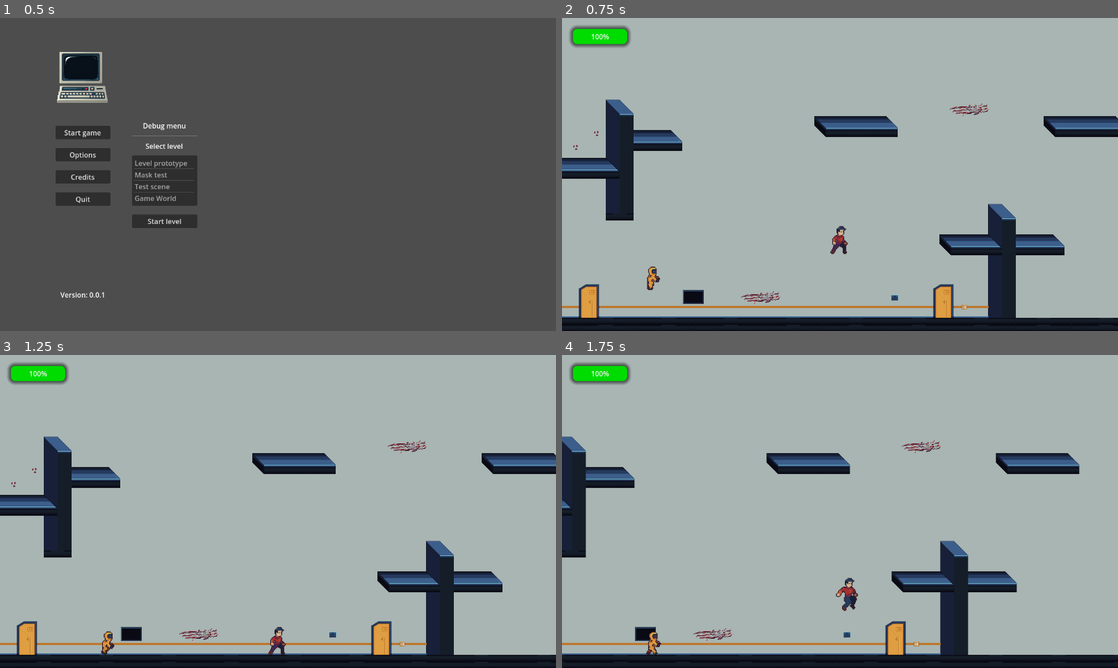
Above: before the commit, frames 1-4 (two rows, left to right).
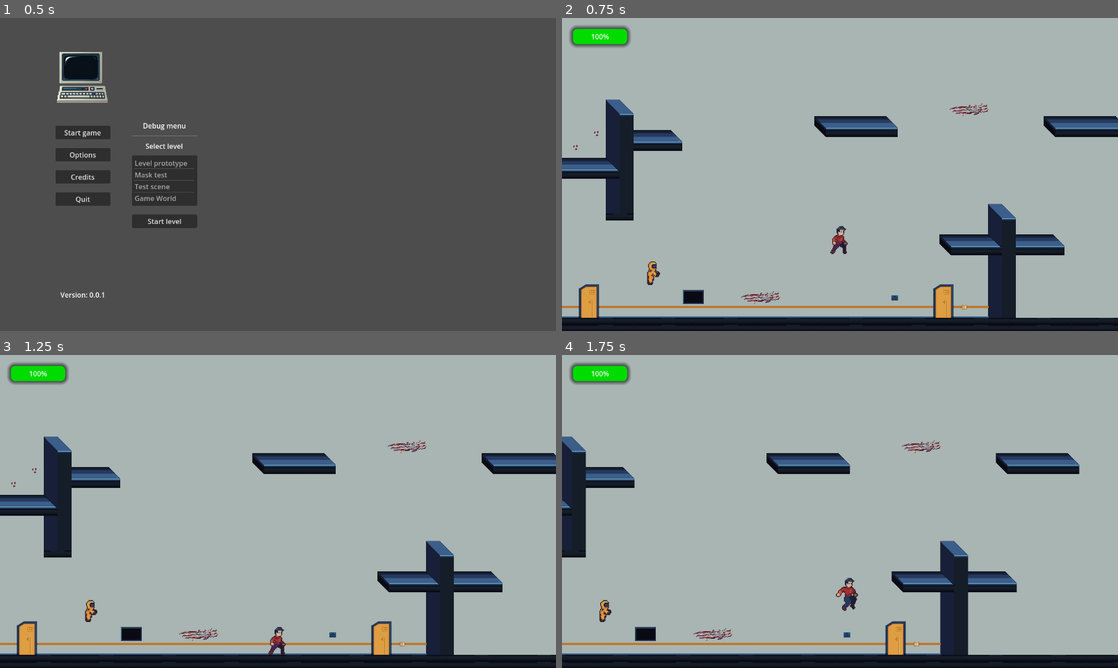
Above: after the commit, the same moments.

Repository: jame581/ShadowSecrets
Game: Godot game, scene res://maps/main_menu.tscn
The game is run twice, just before and just after one commit, with the same random seed, the same clock (stepped at 60 frames per second) and the same inputs.
Inputs:
- Up to frame 1 (0.5 s): no input
- Up to frame 2 (0.75 s): click "Start game" at 0.5 s
- Up to frame 3 (1.25 s): no input
- Up to frame 4 (1.75 s): hold D (right) from 1.28 s (still down); hold E (interact) from 1.28 s (still down); tap Space (jump) at 1.52 s

Frame 1 is identical in both runs. In frame 2, 0.1% of the frame differs, in the area x 15-18%, y 77-87%; in frame 3, 0.2%; in frame 4, 0.2%, in the area x 6-18%, y 78-96%.

Commit message:
Level prototype scenes with new enemy and navigation features

Diff:
--- a/project/maps/level_prototype.tscn
+++ b/project/maps/level_prototype.tscn
@@ -7,6 +7,7 @@
 [ext_resource type="Texture2D" uid="uid://bis4clcn0l7yn" path="res://assets/sprites/lights/cone_light.png" id="4_b1cp1"]
 [ext_resource type="PackedScene" uid="uid://dg2kxws1wrpmu" path="res://scenes/player.tscn" id="5_iyg5n"]
 [ext_resource type="PackedScene" uid="uid://bqqo2pp6c3o1y" path="res://scenes/trap.tscn" id="7_avo21"]
+[ext_resource type="PackedScene" uid="uid://bbjebx1q2n0mj" path="res://scenes/enemies/enemy.tscn" id="8_pg3c7"]
 
 [sub_resource type="TileSetAtlasSource" id="TileSetAtlasSource_vucup"]
 texture = ExtResource("2_uc1nw")
@@ -155,6 +156,11 @@
 physics_layer_0/collision_layer = 1
 sources/0 = SubResource("TileSetAtlasSource_vucup")
 
+[sub_resource type="NavigationPolygon" id="NavigationPolygon_84tu6"]
+vertices = PackedVector2Array(525.469, 533.961, 530.258, 563.906, -288.117, 558.07, -285.82, 531.031, 789, 246.961, 236.656, 245.031, 237.367, 233.961, 789, 232.031)
+polygons = Array[PackedInt32Array]([PackedInt32Array(0, 1, 2, 3), PackedInt32Array(4, 5, 6, 7)])
+outlines = Array[PackedVector2Array]([PackedVector2Array(-295, 521, 534, 524, 542, 574, -299, 568), PackedVector2Array(228, 224, 799, 222, 799, 257, 226, 255)])
+
 [node name="LevelPrototype" type="Node2D"]
 
 [node name="ParallaxBackground" type="Node2D" parent="."]
@@ -169,7 +175,7 @@
 
 [node name="Player" parent="." instance=ExtResource("5_iyg5n")]
 z_index = 10
-position = Vector2(234, 471)
+position = Vector2(482, 485)
 scale = Vector2(2, 2)
 player_speed = 350
 jump_velocity = -580
@@ -215,7 +221,7 @@
 texture_scale = 2.5
 
 [node name="Camera2D" type="Camera2D" parent="."]
-position = Vector2(234, 471)
+position = Vector2(482, 485)
 scale = Vector2(2, 2)
 position_smoothing_enabled = true
 
@@ -230,3 +236,15 @@
 scale = Vector2(2, 2)
 damage = 30
 timer_duration = 0.1
+
+[node name="Enemies" type="Node" parent="."]
+
+[node name="Enemy" parent="Enemies" instance=ExtResource("8_pg3c7")]
+position = Vector2(-147, 475)
+movement_target_position = Vector2(100, 529)
+
+[node name="Enemy2" parent="Enemies" instance=ExtResource("8_pg3c7")]
+position = Vector2(279, 200)
+
+[node name="NavigationRegion2D" type="NavigationRegion2D" parent="."]
+navigation_polygon = SubResource("NavigationPolygon_84tu6")
--- a/project/maps/main_menu.tscn
+++ b/project/maps/main_menu.tscn
@@ -1,7 +1,7 @@
 [gd_scene load_steps=3 format=3 uid="uid://cowloviriv7pc"]
 
 [ext_resource type="Script" path="res://scripts/ui/main_menu.gd" id="1_oj6b2"]
-[ext_resource type="Texture2D" uid="uid://da3uawulivdj4" path="res://assets/sprites/computer/computer_base.png" id="1_sd4ir"]
+[ext_resource type="Texture2D" uid="uid://da3uawulivdj4" path="res://assets/sprites/devices/computer/computer_base.png" id="1_sd4ir"]
 
 [node name="MainMenu" type="MarginContainer"]
 anchors_preset = -1
--- a/project/scenes/enemies/enemy.tscn
+++ b/project/scenes/enemies/enemy.tscn
@@ -9,6 +9,112 @@
 [sub_resource type="CapsuleShape2D" id="CapsuleShape2D_tr7es"]
 radius = 40.5
 height = 449.0
+
+[sub_resource type="RectangleShape2D" id="RectangleShape2D_mfmhk"]
+size = Vector2(25, 10)
+
+[sub_resource type="Animation" id="Animation_oagme"]
+length = 0.001
+tracks/0/type = "value"
+tracks/0/imported = false
+tracks/0/enabled = true
+tracks/0/path = NodePath("Sprite:frame_coords")
+tracks/0/interp = 1
+tracks/0/loop_wrap = true
+tracks/0/keys = {
+"times": PackedFloat32Array(0),
+"transitions": PackedFloat32Array(1),
+"update": 1,
+"values": [Vector2i(0, 0)]
+}
+tracks/1/type = "value"
+tracks/1/imported = false
+tracks/1/enabled = true
+tracks/1/path = NodePath("Sprite:vframes")
+tracks/1/interp = 1
+tracks/1/loop_wrap = true
+tracks/1/keys = {
+"times": PackedFloat32Array(0),
+"transitions": PackedFloat32Array(1),
+"update": 1,
+"values": [3]
+}
+tracks/2/type = "value"
+tracks/2/imported = false
+tracks/2/enabled = true
+tracks/2/path = NodePath("Sprite:hframes")
+tracks/2/interp = 1
+tracks/2/loop_wrap = true
+tracks/2/keys = {
+"times": PackedFloat32Array(0),
+"transitions": PackedFloat32Array(1),
+"update": 1,
+"values": [8]
+}
+tracks/3/type = "value"
+tracks/3/imported = false
+tracks/3/enabled = true
+tracks/3/path = NodePath("Sprite:frame")
+tracks/3/interp = 1
+tracks/3/loop_wrap = true
+tracks/3/keys = {
+"times": PackedFloat32Array(0),
+"transitions": PackedFloat32Array(1),
+"update": 1,
+"values": [0]
+}
+tracks/4/type = "value"
+tracks/4/imported = false
+tracks/4/enabled = true
+tracks/4/path = NodePath("AttackArea/CollisionShape2D:disabled")
+tracks/4/interp = 1
+tracks/4/loop_wrap = true
+tracks/4/keys = {
+"times": PackedFloat32Array(0),
+"transitions": PackedFloat32Array(1),
+"update": 1,
+"values": [true]
+}
+
+[sub_resource type="Animation" id="Animation_8sygs"]
+resource_name = "attack"
+length = 0.7
+tracks/0/type = "value"
+tracks/0/imported = false
+tracks/0/enabled = true
+tracks/0/path = NodePath("Sprite:frame_coords")
+tracks/0/interp = 1
+tracks/0/loop_wrap = true
+tracks/0/keys = {
+"times": PackedFloat32Array(0),
+"transitions": PackedFloat32Array(1),
+"update": 1,
+"values": [Vector2i(0, 2)]
+}
+tracks/1/type = "value"
+tracks/1/imported = false
+tracks/1/enabled = true
+tracks/1/path = NodePath("Sprite:frame")
+tracks/1/interp = 1
+tracks/1/loop_wrap = true
+tracks/1/keys = {
+"times": PackedFloat32Array(0.0666667, 0.166667, 0.266667, 0.366667, 0.466667, 0.566667),
+"transitions": PackedFloat32Array(1, 1, 1, 1, 1, 1),
+"update": 1,
+"values": [16, 17, 18, 19, 20, 21]
+}
+tracks/2/type = "value"
+tracks/2/imported = false
+tracks/2/enabled = true
+tracks/2/path = NodePath("AttackArea/CollisionShape2D:disabled")
+tracks/2/interp = 1
+tracks/2/loop_wrap = true
+tracks/2/keys = {
+"times": PackedFloat32Array(0, 0.4, 0.566667),
+"transitions": PackedFloat32Array(1, 1, 1),
+"update": 1,
+"values": [true, false, true]
+}
 
 [sub_resource type="Animation" id="Animation_chd1i"]
 resource_name = "idle"
@@ -92,85 +198,6 @@
 "values": [8, 9, 10, 11, 12, 13, 14]
 }
 
-[sub_resource type="Animation" id="Animation_8sygs"]
-resource_name = "attack"
-length = 0.7
-tracks/0/type = "value"
-tracks/0/imported = false
-tracks/0/enabled = true
-tracks/0/path = NodePath("Sprite:frame_coords")
-tracks/0/interp = 1
-tracks/0/loop_wrap = true
-tracks/0/keys = {
-"times": PackedFloat32Array(0),
-"transitions": PackedFloat32Array(1),
-"update": 1,
-"values": [Vector2i(0, 2)]
-}
-tracks/1/type = "value"
-tracks/1/imported = false
-tracks/1/enabled = true
-tracks/1/path = NodePath("Sprite:frame")
-tracks/1/interp = 1
-tracks/1/loop_wrap = true
-tracks/1/keys = {
-"times": PackedFloat32Array(0.0666667, 0.166667, 0.266667, 0.366667, 0.466667, 0.566667),
-"transitions": PackedFloat32Array(1, 1, 1, 1, 1, 1),
-"update": 1,
-"values": [16, 17, 18, 19, 20, 21]
-}
-
-[sub_resource type="Animation" id="Animation_oagme"]
-length = 0.001
-tracks/0/type = "value"
-tracks/0/imported = false
-tracks/0/enabled = true
-tracks/0/path = NodePath("Sprite:frame_coords")
-tracks/0/interp = 1
-tracks/0/loop_wrap = true
-tracks/0/keys = {
-"times": PackedFloat32Array(0),
-"transitions": PackedFloat32Array(1),
-"update": 1,
-"values": [Vector2i(0, 0)]
-}
-tracks/1/type = "value"
-tracks/1/imported = false
-tracks/1/enabled = true
-tracks/1/path = NodePath("Sprite:vframes")
-tracks/1/interp = 1
-tracks/1/loop_wrap = true
-tracks/1/keys = {
-"times": PackedFloat32Array(0),
-"transitions": PackedFloat32Array(1),
-"update": 1,
-"values": [3]
-}
-tracks/2/type = "value"
-tracks/2/imported = false
-tracks/2/enabled = true
-tracks/2/path = NodePath("Sprite:hframes")
-tracks/2/interp = 1
-tracks/2/loop_wrap = true
-tracks/2/keys = {
-"times": PackedFloat32Array(0),
-"transitions": PackedFloat32Array(1),
-"update": 1,
-"values": [8]
-}
-tracks/3/type = "value"
-tracks/3/imported = false
-tracks/3/enabled = true
-tracks/3/path = NodePath("Sprite:frame")
-tracks/3/interp = 1
-tracks/3/loop_wrap = true
-tracks/3/keys = {
-"times": PackedFloat32Array(0),
-"transitions": PackedFloat32Array(1),
-"update": 1,
-"values": [0]
-}
-
 [sub_resource type="AnimationLibrary" id="AnimationLibrary_sgqil"]
 _data = {
 "RESET": SubResource("Animation_oagme"),
@@ -196,6 +223,12 @@
 shape = SubResource("CapsuleShape2D_tr7es")
 one_way_collision_margin = 0.0
 
+[node name="AttackArea" type="Area2D" parent="."]
+
+[node name="CollisionShape2D" type="CollisionShape2D" parent="AttackArea"]
+shape = SubResource("RectangleShape2D_mfmhk")
+disabled = true
+
 [node name="Sprite" type="Sprite2D" parent="." groups=["enemy"]]
 texture = ExtResource("1_0jedr")
 flip_h = true
@@ -210,6 +243,9 @@
 [node name="ReturnToStartPositionTimer" type="Timer" parent="."]
 wait_time = 5.0
 
+[node name="NavigationAgent2D" type="NavigationAgent2D" parent="."]
+
 [connection signal="body_entered" from="PlayerDetectArea" to="." method="_on_player_detect_area_body_entered"]
 [connection signal="body_exited" from="PlayerDetectArea" to="." method="_on_player_detect_area_body_exited"]
+[connection signal="body_entered" from="AttackArea" to="." method="_on_attack_area_body_entered"]
 [connection signal="timeout" from="ReturnToStartPositionTimer" to="." method="_on_return_to_start_position_timer_timeout"]
--- a/project/scripts/enemy.gd
+++ b/project/scripts/enemy.gd
@@ -4,77 +4,145 @@
 const SPEED = 300.0
 const JUMP_VELOCITY = -400.0
 
-const OFFSET_FROM_POSITION = 10
+const OFFSET_FROM_POSITION = 50
 
 @export_group("Enemy Properties")
 @export var movement_speed: float = 100.0
 @export var health: int = 100
-@export var damage: int = 10
-
+@export var damage: int = 25
+@export var attack_range: int = 50
+@export var movement_target_position: Vector2 = Vector2(60.0,180.0)
 
 @onready var animation_player: AnimationPlayer = get_node("AnimationPlayer")
 @onready var sprite: Sprite2D = get_node("Sprite")
 @onready var return_timer: Timer = get_node("ReturnToStartPositionTimer")
+@onready var navigation_agent: NavigationAgent2D = $NavigationAgent2D
+
 
 var chase_player: bool = false
 var player: Node = null
 var last_player_position: Vector2 = Vector2.ZERO
 var start_position: Vector2 = Vector2.ZERO
-var return_to_home : bool = false
+var return_to_home: bool = false
+var is_attacking_player: bool = false
 
 func _ready() -> void:
 	start_position = global_position
 
+	# These values need to be adjusted for the actor's speed
+	# and the navigation layout.
+	navigation_agent.path_desired_distance = 4.0
+	navigation_agent.target_desired_distance = 4.0
+
+	# Make sure to not await during _ready.
+	actor_setup.call_deferred()
+
+func actor_setup():
+	# Wait for the first physics frame so the NavigationServer can sync.
+	await get_tree().physics_frame
+
+	# Now that the navigation map is no longer empty, set the movement target.
+	set_movement_target(movement_target_position)
+
+func set_movement_target(movement_target: Vector2):
+	navigation_agent.target_position = movement_target
+
+func _process(delta: float) -> void:
+	if chase_player and player != null:
+		navigation_agent.target_position = player.global_position
+	elif last_player_position != Vector2.ZERO:
+		navigation_agent.target_position = last_player_position
+	elif return_to_home:
+		navigation_agent.target_position = start_position
+
 
 func _physics_process(delta: float) -> void:
-	# Add the gravity.
-	var direction = 0
 
-	# Move the enemy.
 	if not is_on_floor():
 		velocity += get_gravity() * delta
-	elif chase_player and player != null: # Chase the player.
-		direction = (player.global_position - global_position).normalized()
-		velocity.x = direction.x * movement_speed
-	elif last_player_position != Vector2.ZERO: # Move towards the last player position.
-		direction = (last_player_position - global_position).normalized()
-		velocity.x = direction.x * movement_speed
-		if global_position.distance_to(last_player_position) < 5:
-			last_player_position = Vector2.ZERO
-			return_timer.start()
-	elif return_to_home: # Return to the start position.
-		direction = (start_position - global_position).normalized()
-		velocity.x = direction.x * movement_speed
-		if global_position.distance_to(start_position) < OFFSET_FROM_POSITION:
-			return_to_home = false
-	else:
-		velocity.x = move_toward(velocity.x, 0, movement_speed)
 
-	select_animation(direction)
-	flip_sprite_by_direction()
+	if navigation_agent.is_navigation_finished():
+		velocity = Vector2.ZERO
+		select_animation(velocity)
+		return
+
+	var current_agent_position: Vector2 = global_position
+	var next_path_position: Vector2 = navigation_agent.get_next_path_position()
+
+	velocity = current_agent_position.direction_to(next_path_position) * movement_speed
+	print("current_agent_position: ", current_agent_position, "next_path_position: ", next_path_position, "velocity: ", velocity)
+
+	select_animation(velocity)
+	flip_sprite_by_velocity()
 	move_and_slide()
 
+	# # Add the gravity.
+	# var direction = 0
+
+	# # Move the enemy.
+	# if not is_on_floor():
+	# 	velocity += get_gravity() * delta
+	# elif chase_player and player != null: # Chase the player.
+	# 	direction = (player.global_position - global_position).normalized()
+	# 	velocity.x = direction.x * movement_speed
+	# 	print(global_position.distance_to(player.global_position))
+	# 	if global_position.distance_to(player.global_position) < attack_range:
+	# 		attack_player()
+	# 	else:
+	# 		is_attacking_player = false
+	# elif last_player_position != Vector2.ZERO: # Move towards the last player position.
+	# 	direction = (last_player_position - global_position).normalized()
+	# 	velocity.x = direction.x * movement_speed
+	# 	if global_position.distance_to(last_player_position) < OFFSET_FROM_POSITION:
+	# 		last_player_position = Vector2.ZERO
+	# elif return_to_home: # Return to the start position.
+	# 	direction = (start_position - global_position).normalized()
+	# 	velocity.x = direction.x * movement_speed
+	# 	if global_position.distance_to(start_position) < OFFSET_FROM_POSITION:
+	# 		return_to_home = false
+	# else:
+	# 	velocity.x = move_toward(velocity.x, 0, movement_speed)
+
+	# #!crouch_raycast1.is_colliding() && !crouch_raycast2.is_colliding() && !crouch_raycast3.is_colliding()
+	# if ray_cast_left.is_colliding() || ray_cast_right.is_colliding():
+	# 	velocity.x = move_toward(velocity.x, 0, movement_speed)
+	# 	return_timer.start()
+
+	# select_animation(direction)
+	# flip_sprite_by_direction()
+	# move_and_slide()
+
+
+func attack_player():
+	is_attacking_player = true
+	print("Attacking player")
+
+
 func select_animation(direction) -> void:
-	if direction:
+	if is_attacking_player:
+		animation_player.play("attack")
+	elif direction.x:
 		animation_player.play("walk")
-	# elif chase_player:
-	# 	animation_player.play("attack")
 	else:
 		animation_player.play("idle")
 
-func flip_sprite_by_direction() -> void:
+
+func flip_sprite_by_velocity() -> void:
 	if velocity.x != 0:
 		if velocity.x < 0:
 			sprite.scale.x = -1
-			sprite.offset.x = 10
 		else:
 			sprite.scale.x = 1
-			sprite.offset.x = 0
+
 
 func _on_return_to_start_position_timer_timeout() -> void:
+	last_player_position = Vector2.ZERO
+	chase_player = false
+	return_timer.stop()
+
 	if global_position.distance_to(start_position) > OFFSET_FROM_POSITION:
 		return_to_home = true
-		pass
+
 
 func _on_player_detect_area_body_entered(body: Node) -> void:
 	if body.is_in_group("player"):
@@ -82,9 +150,16 @@
 		chase_player = true
 		player = body
 
+
 func _on_player_detect_area_body_exited(body: Node) -> void:
 	if body.is_in_group("player"):
 		chase_player = false
 		last_player_position = player.global_position
 		player = null
+		return_timer.start()
 		print("Player exited!")
+
+func _on_attack_area_body_entered(body: Node) -> void:
+	if body.is_in_group("player"):
+		body.call_deferred("deal_damage", damage)
+		print("Player attacked!")
Not shown: 1 places in project/maps/level_prototype.tscn that only renumber resources
Not shown: 1 places in project/scenes/enemies/enemy.tscn that only renumber resources
